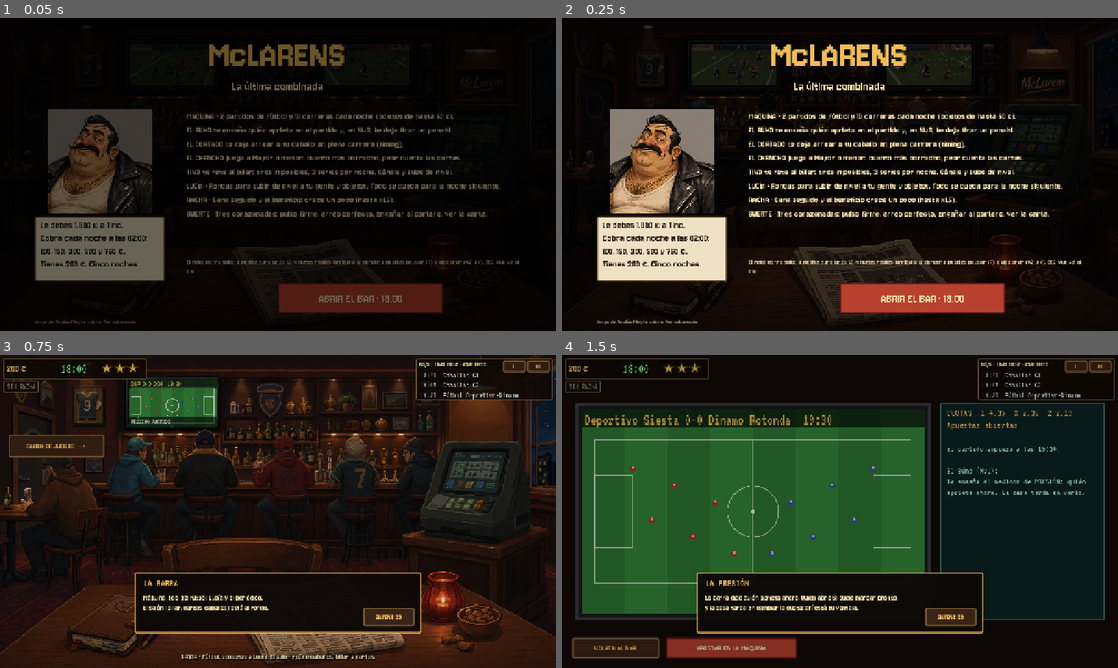
Above: before the commit, frames 1-4 (two rows, left to right).
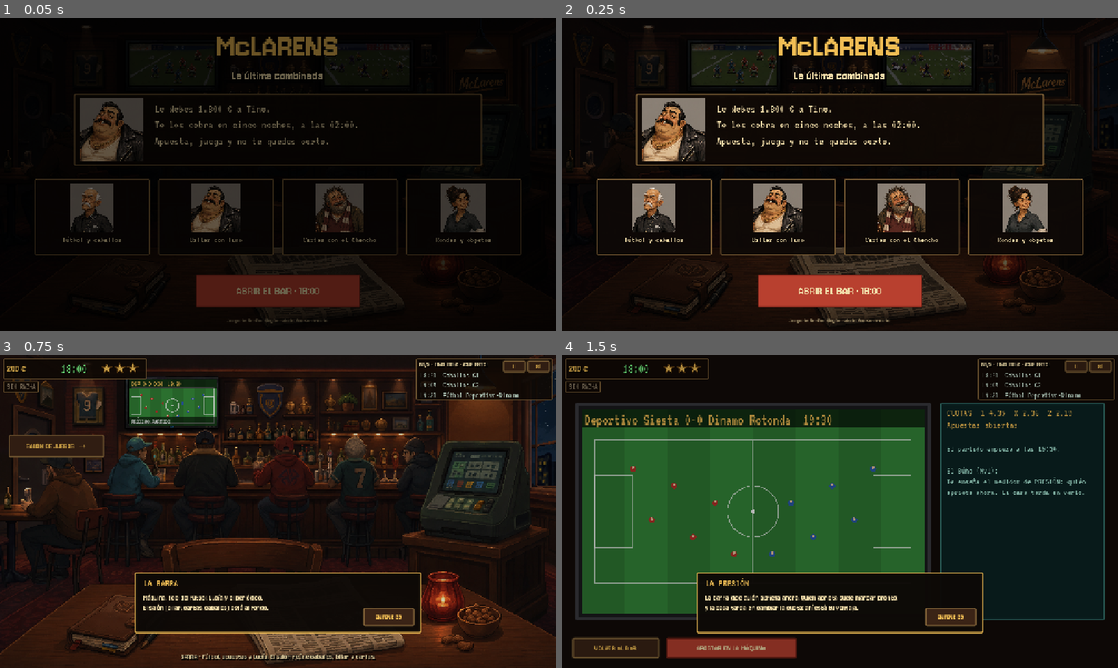
Above: after the commit, the same moments.

Repository: Roitxelo/MACLARENS
Game: Godot game, scene res://scenes/night.tscn
The game is run twice, just before and just after one commit, with the same random seed, the same clock (stepped at 60 frames per second) and the same inputs.
Inputs (mouse positions are in pixels of both pictures, inside the frame that each line leads up to):
- Up to frame 1 (0.05 s): no input
- Up to frame 2 (0.25 s): no input
- Up to frame 3 (0.75 s): click "ABRIR EL BAR · 18:00" at 0.5 s
- Up to frame 4 (1.5 s): click (734, 401) at 1.27 s

The runs differ from the first frame. In frame 1, 22% of the frame differs, in the area x 6-94%, y 6-98%; in frame 2, 26%; in frame 3, nothing differs; in frame 4, nothing differs.

Commit message:
ui: convierte la portada en una invitación visual
Co-Authored-By: Codex <noreply@openai.com>

Diff:
--- a/game/ui/screens/title_screen.gd
+++ b/game/ui/screens/title_screen.gd
@@ -10,49 +10,47 @@
 func _ready() -> void:
 	add_child(UIKit.texture_rect(BAR))
 	var dim := ColorRect.new()
-	dim.color = Color(0, 0, 0, 0.72)
+	dim.color = Color(0, 0, 0, 0.64)
 	dim.size = size
 	dim.mouse_filter = Control.MOUSE_FILTER_IGNORE
 	add_child(dim)
-	var title := UIKit.shadow(UIKit.label("McLARENS", 92, UIKit.GOLD))
-	UIKit.place(title, Rect2(0, 36, 1280, 110))
+	var title := UIKit.shadow(UIKit.label("McLARENS", 82, UIKit.GOLD))
+	UIKit.place(title, Rect2(0, 22, 1280, 100))
 	title.horizontal_alignment = HORIZONTAL_ALIGNMENT_CENTER
 	add_child(title)
 	var sub := UIKit.shadow(UIKit.label("La última combinada", 30, UIKit.CREAM))
-	UIKit.place(sub, Rect2(0, 140, 1280, 40))
+	UIKit.place(sub, Rect2(0, 116, 1280, 40))
 	sub.horizontal_alignment = HORIZONTAL_ALIGNMENT_CENTER
 	add_child(sub)
-	var pic := UIKit.texture_rect(UIKit.portrait("tino"), Rect2(110, 210, 240, 240))
+	var debt_card := UIKit.panel(self, Rect2(170, 174, 940, 166), Color(0.06, 0.035, 0.02, 0.94), Color("#8a6a3c"), 3)
+	debt_card.name = "debt_card"
+	var pic := UIKit.texture_rect(UIKit.portrait("tino"), Rect2(184, 184, 146, 146))
 	pic.stretch_mode = TextureRect.STRETCH_KEEP_ASPECT_CENTERED
 	add_child(pic)
-	var note := UIKit.label("Le debes 1.800 € a Tino.\nCobra cada noche a las 02:00:\n100, 150, 300, 500 y 750 €.\nTienes 200 €. Cinco noches.", 24, UIKit.PAPER_INK)
-	note.add_theme_stylebox_override("normal", UIKit.box(Color("#efe2c4"), Color("#6b4f30"), 3, 4, 14))
-	UIKit.place(note, Rect2(80, 456, 300, 150))
-	note.autowrap_mode = TextServer.AUTOWRAP_WORD_SMART
-	add_child(note)
-	var list := UIKit.label("", 22, UIKit.CREAM)
-	list.text = "\n".join([
-		"MÁQUINA · 2 partidos de fútbol y 10 carreras cada noche (boletos de hasta 50 €).",
-		"EL BÚHO te enseña quién aprieta en el partido y, en Nv3, te deja tirar un penalti.",
-		"EL CORTADO te deja arrear a tu caballo en plena carrera (timing).",
-		"EL CHENCHO juega a Mayor o menor: cuanto más borracho, peor cuenta las cartas.",
-		"TINO te reta al billar: tiros imposibles, 3 series por noche. Gánale y sube de nivel.",
-		"LUCÍA · Rondas para subir de nivel a tu gente y objetos. Todo se queda para la noche siguiente.",
-		"RACHA · Gana seguido y el beneficio crece un poco (hasta x1,5).",
-		"SUERTE · Tres corazonadas: pulso firme, arreo perfecto, engañar al portero, ver la carta.",
-	])
-	UIKit.place(list, Rect2(430, 214, 790, 330))
-	list.autowrap_mode = TextServer.AUTOWRAP_WORD_SMART
-	list.add_theme_constant_override("line_spacing", 8)
-	add_child(list)
-	var hint := UIKit.label("El reloj corre solo: la noche dura unos 13 minutos reales. Arriba a la derecha puedes pausar (P) o acelerar (x2, x4). ESC vuelve al bar.", 17, Color("#cbb98f"))
-	UIKit.place(hint, Rect2(430, 552, 790, 40))
-	hint.autowrap_mode = TextServer.AUTOWRAP_WORD_SMART
-	add_child(hint)
+	var lines := UIKit.label("\n".join(GameTexts.TITLE_LINES), 28, UIKit.CREAM, true)
+	UIKit.place(lines, Rect2(356, 194, 720, 126))
+	lines.add_theme_constant_override("line_spacing", 8)
+	add_child(lines)
+	var portraits := {"machine": "buho", "billar": "tino", "cards": "chencho", "lucia": "lucia"}
+	for i in GameTexts.TITLE_PLACES.size():
+		var place: Dictionary = GameTexts.TITLE_PLACES[i]
+		_place_card(place, str(portraits[place["icon"]]), Rect2(80 + i * 285, 370, 265, 176))
 	var start := UIKit.button("ABRIR EL BAR · 18:00", "red", 30)
-	UIKit.place(start, Rect2(640, 610, 380, 70))
+	UIKit.place(start, Rect2(450, 590, 380, 76))
 	start.pressed.connect(func(): main.go("bar"))
 	add_child(start)
 	var small := UIKit.label("Juego de ficción. Ningún caballo fue sobornado.", 14, Color("#8a7a5a"))
-	UIKit.place(small, Rect2(80, 690, 600, 24))
+	UIKit.place(small, Rect2(0, 688, 1280, 24))
+	small.horizontal_alignment = HORIZONTAL_ALIGNMENT_CENTER
 	add_child(small)
+
+func _place_card(place: Dictionary, portrait_id: String, rect: Rect2) -> void:
+	var card := UIKit.panel(self, rect, Color(0.055, 0.035, 0.025, 0.94), Color("#8a6a3c"), 2)
+	card.mouse_filter = Control.MOUSE_FILTER_IGNORE
+	var pic := UIKit.texture_rect(UIKit.portrait(portrait_id), Rect2(rect.position.x + 72, rect.position.y + 10, 120, 112))
+	pic.stretch_mode = TextureRect.STRETCH_KEEP_ASPECT_CENTERED
+	add_child(pic)
+	var label := UIKit.label(str(place["label"]), 20, UIKit.CREAM, true)
+	UIKit.place(label, Rect2(rect.position.x + 12, rect.position.y + 130, rect.size.x - 24, 34))
+	label.horizontal_alignment = HORIZONTAL_ALIGNMENT_CENTER
+	add_child(label)
Not shown, changed: CLAUDEHANDOFF.md
Not shown, changed: docs/coordination/TASK_BOARD.md
